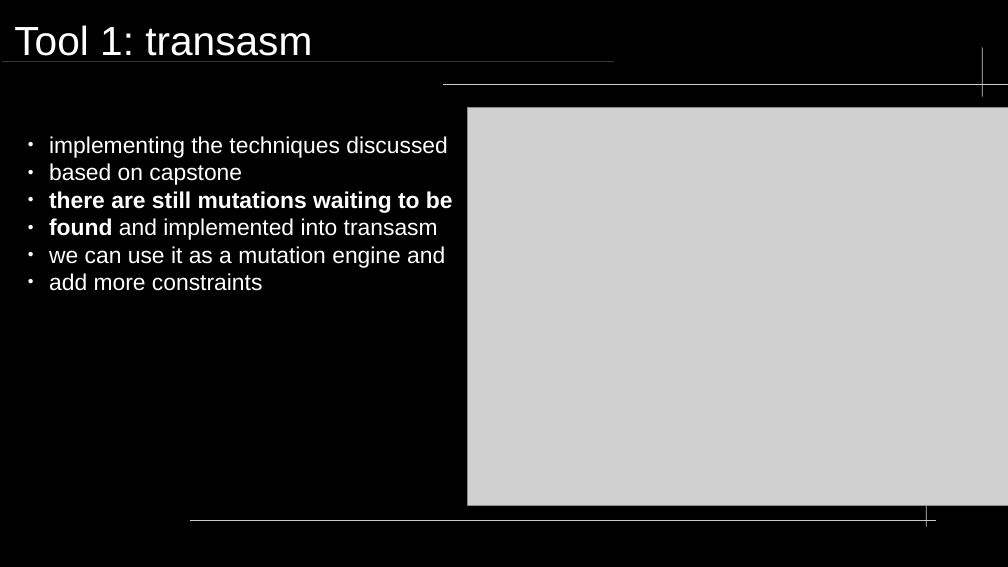
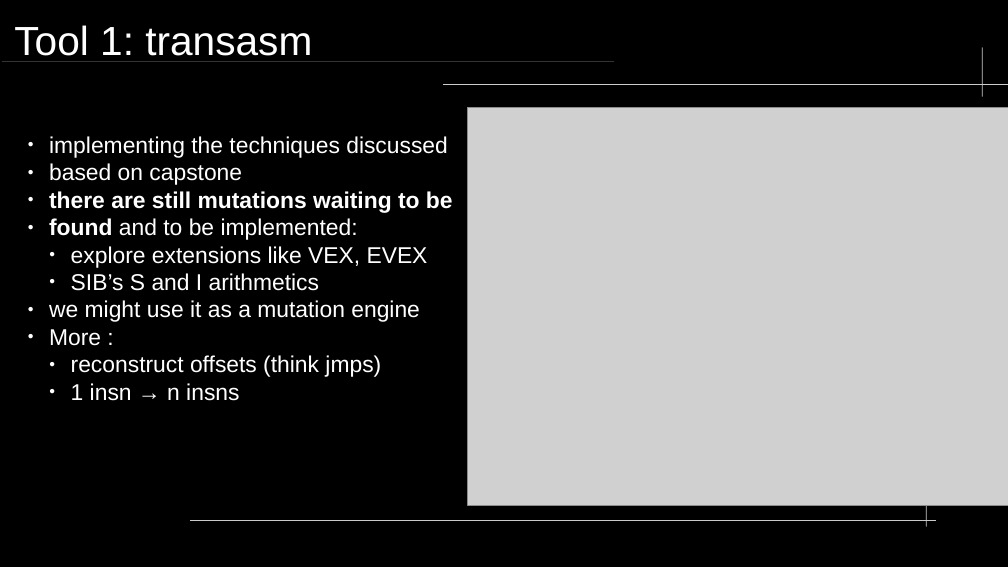
Before and after one commit to valkheim/transasm, a slide deck: slide 19 of slides/slides.odp (slide 17 before the commit). Drawn at 1008x567 pixels with LibreOffice and Linux fonts; fonts in the diff are those of the drawing; grey boxes stand for pictures. Boxes give left, top, right and bottom in pixels: in the first picture for what was removed or moved away, otherwise in the second. Text is boxed around its words. In the diff, an @@ line names an element or a change of style, - is before the commit and + after.

Commit message:
update slides

```diff
--- a/slides/slides.odp
+++ b/slides/slides.odp
@@ text at box(49, 218, 428, 401): text changed @@
-● found and implemented into transasm
-● we can use it as a mutation engine and
-● add more constraints
+● found and to be implemented:
+  ● explore extensions like VEX, EVEX
+  ● SIB’s S and I arithmetics
+● we might use it as a mutation engine
+● More :
+  ● reconstruct offsets (think jmps)
+  ● 1 insn → n insns
```
Also in this commit, not shown: 3 other slides changed, 2 slides added, 1 other file.
